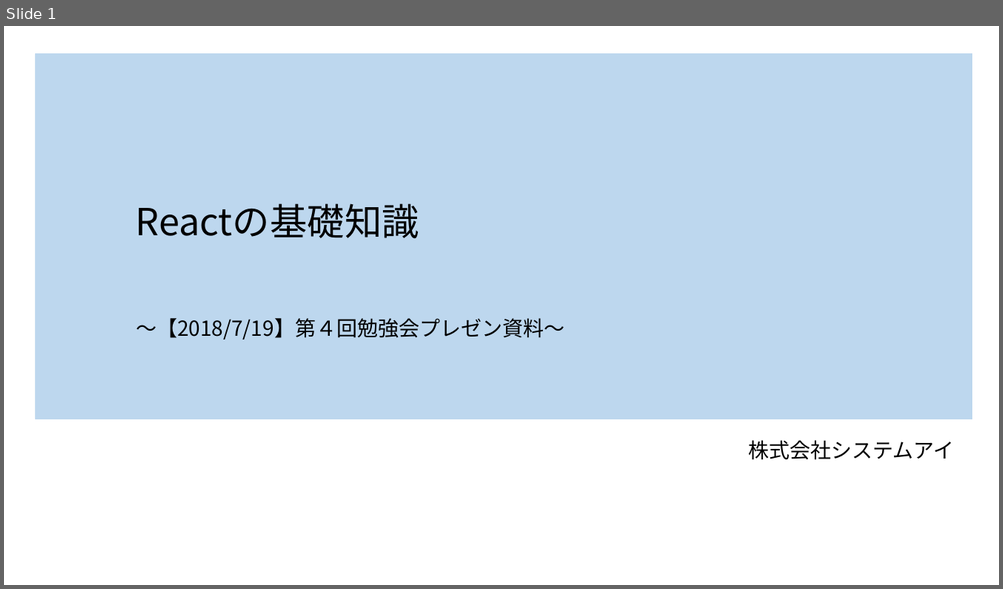
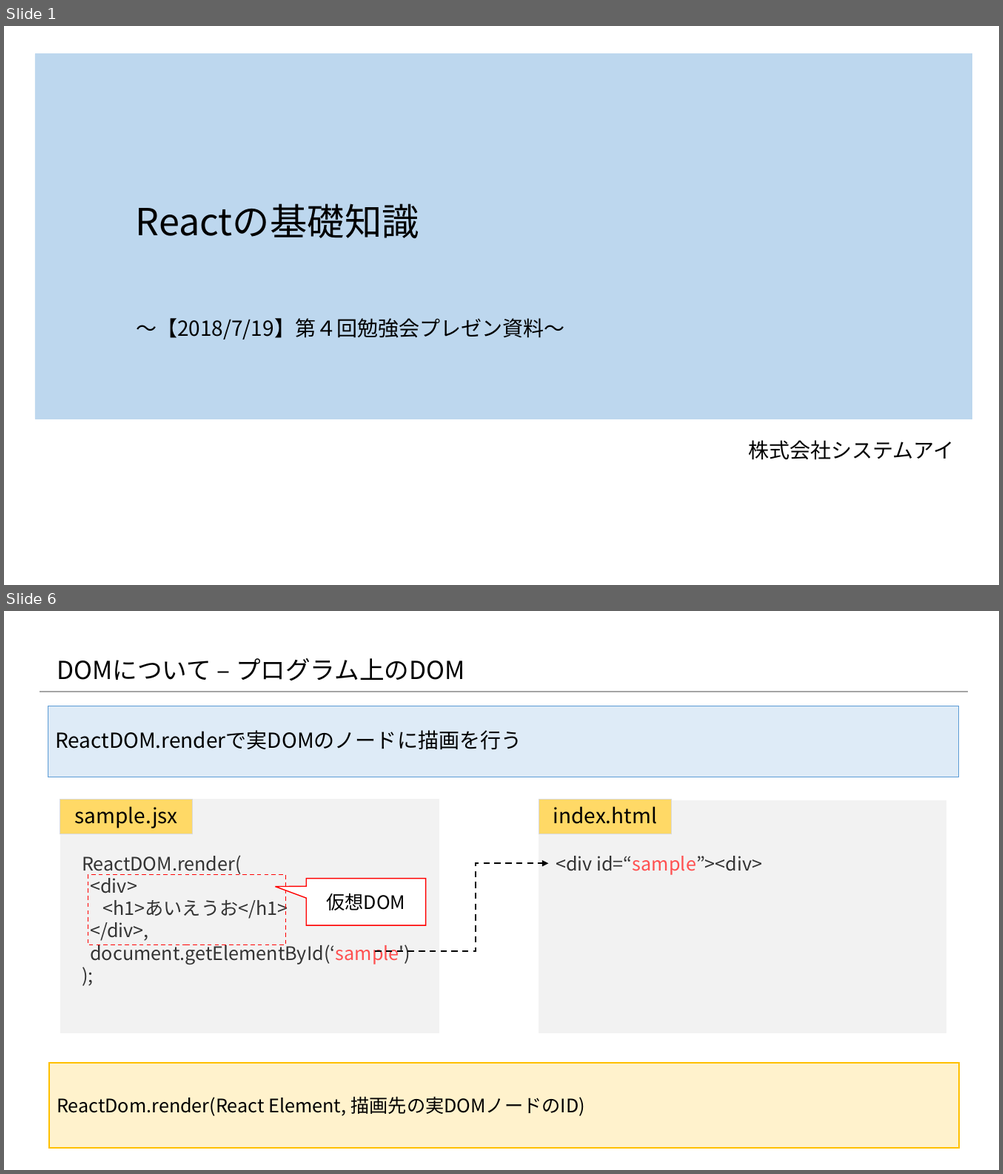
Before and after one commit to konnpeitoon/diary, a slide deck: doc/01_勉強会/01_勉強会資料/20180719_勉強会/02.資料/Reactの基礎知識 .pptx. Shown one above the other, each under a label of ours: slide 1 before the commit, slides 1 and 6 after it; the slides between them are not shown. The pictures are 1003x589 and 1003x1174 pixels, drawn with LibreOffice and Linux fonts; fonts in the diff are those of the drawing; background and template pictures are left out. Boxes give left, top, right and bottom in pixels: in the first picture for what was removed or moved away, otherwise in the second. Text is boxed around its words. In the diff, an @@ line names an element or a change of style, - is before the commit and + after.

```diff
--- a/doc/01_勉強会/01_勉強会資料/20180719_勉強会/02.資料/Reactの基礎知識 .pptx
+++ b/doc/01_勉強会/01_勉強会資料/20180719_勉強会/02.資料/Reactの基礎知識 .pptx
@@ slide 6 added at [4, 611, 999, 1170], background #FFFFFF @@
@@ title added at [57, 658, 465, 681], 24 pt, text #000000 @@
+DOMについて – プログラム上のDOM
@@ line added from (39, 692) to (968, 692), #A5A5A5 1.5 pt @@
@@ rectangle added at [48, 706, 959, 777], fill #DEEBF7, outline #5B9BD5 0.75 pt, 20 pt, text #000000 @@
+ReactDOM.renderで実DOMのノードに描画を行う
@@ rectangle added at [60, 800, 192, 834], fill #FFD966, outline #D9D9D9 0.75 pt, 20 pt, text #000000 @@
+sample.jsx
@@ rectangle added at [61, 800, 439, 1034], fill #F2F2F2, outline #F2F2F2 0.75 pt @@
@@ rectangle added at [539, 800, 946, 1033], fill #F2F2F2, outline #F2F2F2 0.75 pt @@
@@ rectangle added at [539, 800, 671, 834], fill #FFD966, outline #D9D9D9 0.75 pt, 20 pt, text #000000 @@
+index.html
@@ text added at [82, 855, 410, 965], 18 pt, text #333333 @@
+ReactDOM.render(
+<div>
+<h1>あいえうお</h1>
+</div>,
+document.getElementById(‘sample')
+);
@@ rectangle added at [88, 875, 285, 945], outline #FF0000 1 pt dashed @@
@@ elbow arrow added from (375, 951) to (548, 864), #000000 1.5 pt dashed @@
@@ text added at [555, 856, 762, 875], 18 pt, text #333333 @@
+<div id=“sample”><div>
@@ speech box added at [306, 879, 426, 925], fill #FFFFFF, outline #FF0000 1 pt, 18 pt, text #000000 @@
+仮想DOM
@@ rectangle added at [50, 1063, 959, 1148], fill #FFF2CC, outline #FFC000 1 pt, 18 pt, text #000000 @@
+ReactDom.render(React Element, 描画先の実DOMノードのID)
```
Also in this commit, not shown: 9 slides changed, 9 other slides added, 3 slides removed.
